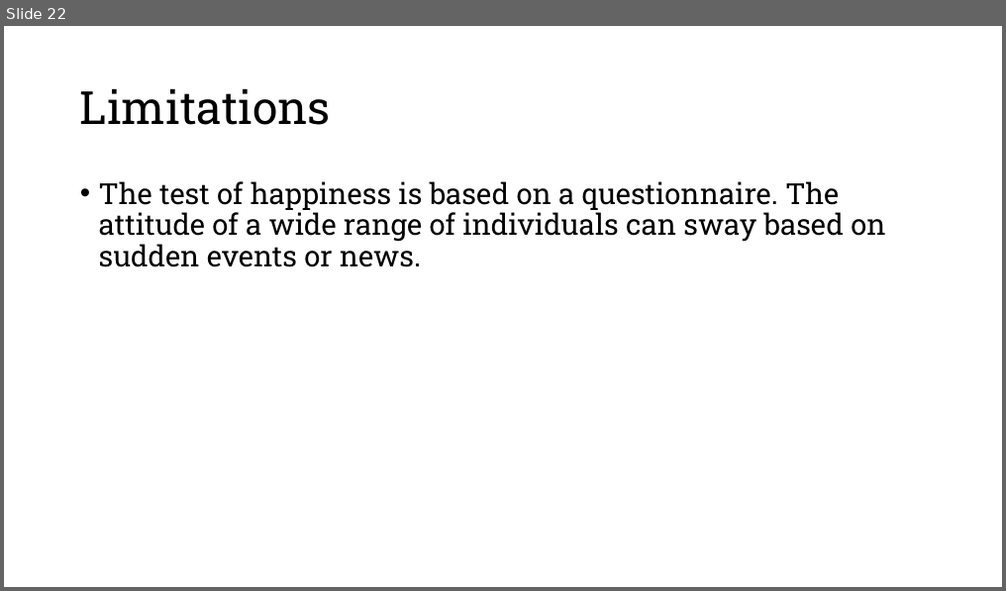
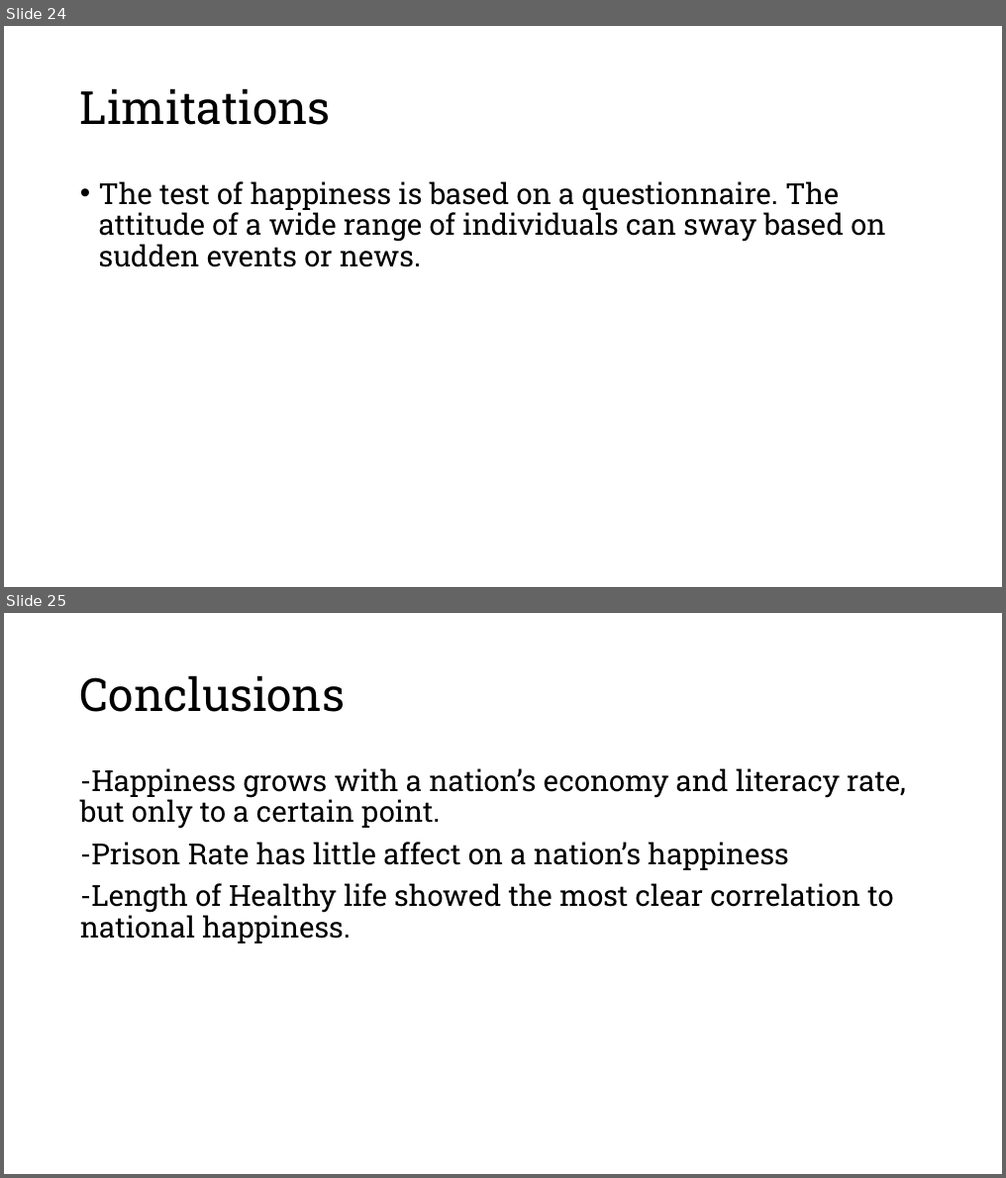
Before and after one commit to beaubatchelor/Health-Lookup-Linking, a slide deck: A Nation’s Happiness.pptx. Shown one above the other, each under a label of ours: slide 22 before the commit, slides 24 and 25 after it. The pictures are 1006x591 and 1006x1178 pixels, drawn with LibreOffice and Linux fonts; fonts in the diff are those of the drawing; background and template pictures are left out. Boxes give left, top, right and bottom in pixels: in the first picture for what was removed or moved away, otherwise in the second. Text is boxed around its words. In the diff, an @@ line names an element or a change of style, - is before the commit and + after.

```diff
--- a/A Nation’s Happiness.pptx
+++ b/A Nation’s Happiness.pptx
@@ slide 25 added at (4,613,1002,1174), background picture (left out) @@
@@ title added at (80,675,346,712), 44 pt, text #000000 @@
+Conclusions
@@ text added at (80,768,906,944), 28 pt, text #000000 @@
+-Happiness grows with a nation’s economy and literacy rate, but only to a certain point.
+-Prison Rate has little affect on a nation’s happiness
+-Length of Healthy life showed the most clear correlation to national happiness.
@@ what was slide 22 is now slide 24 @@
```
Also in this commit, not shown: 10 slides changed, 3 other slides added, 3 other files.
